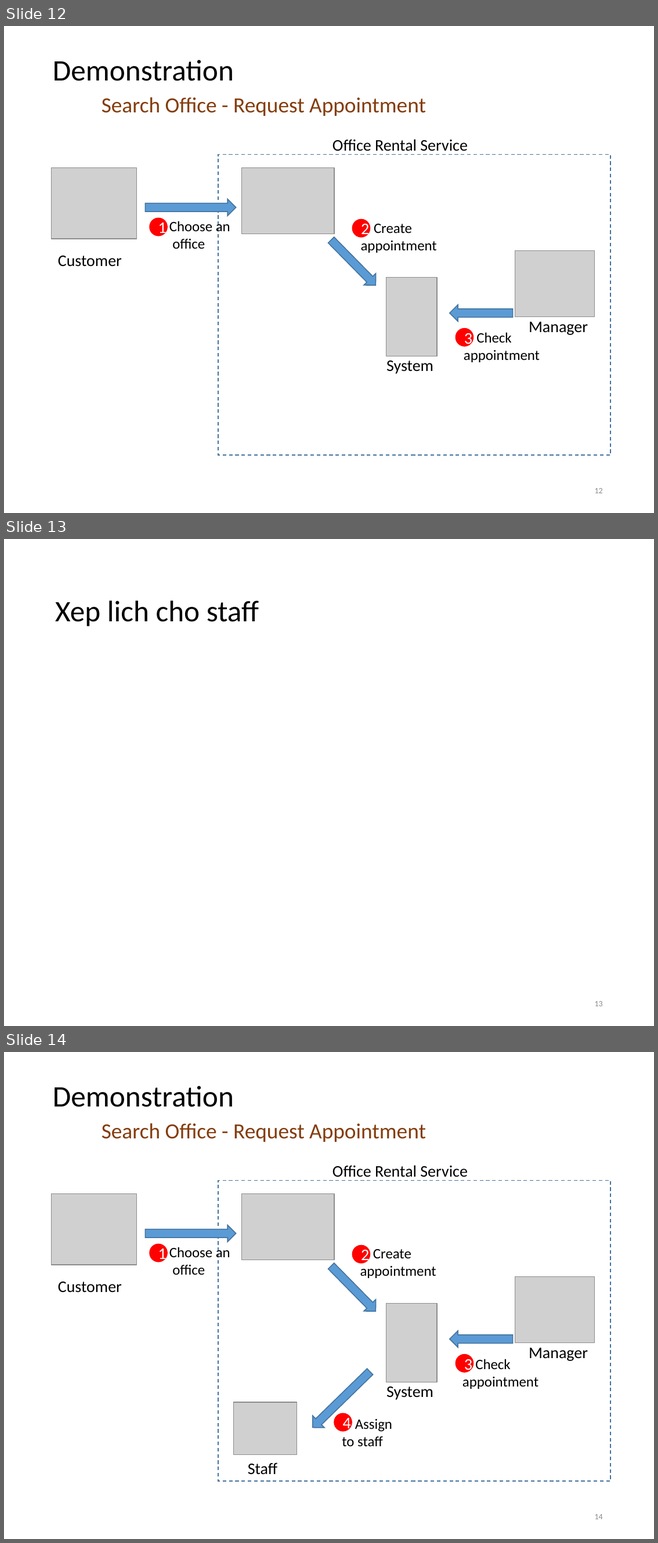
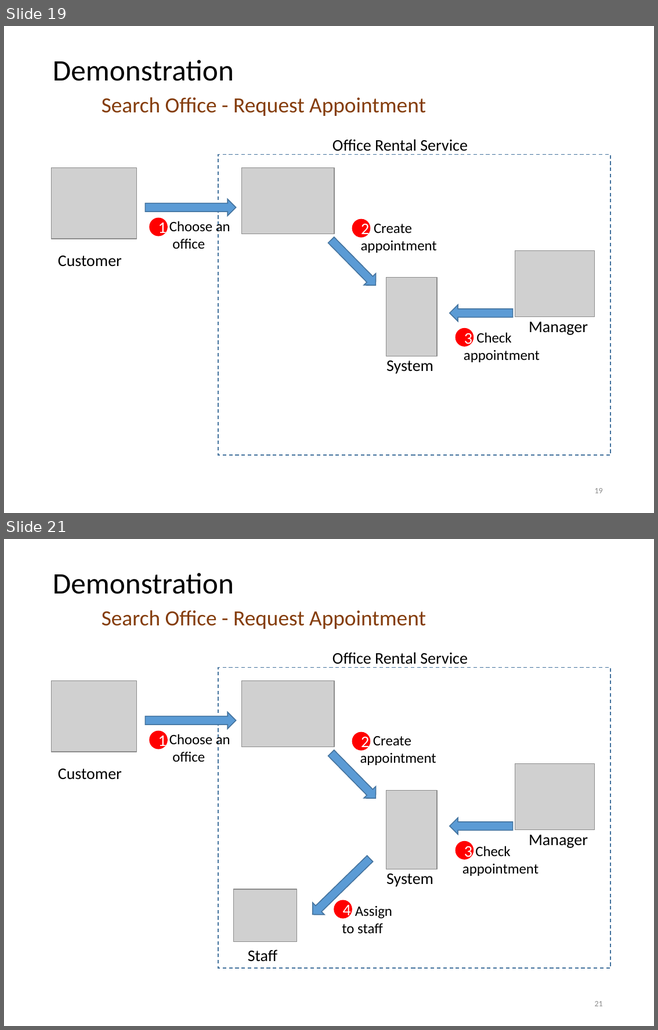
Before and after one commit to tienlx93/capstone-ors, a slide deck: doc/SlidePresentation 2 v3.pptx. Shown one above the other, each under a label of ours: slides 12, 13 and 14 before the commit, slides 19 and 21 after it; the slides between them are not shown. The pictures are 658x1543 and 658x1030 pixels, drawn with LibreOffice and Linux fonts; fonts in the diff are those of the drawing; grey boxes stand for pictures. Boxes give left, top, right and bottom in pixels: in the first picture for what was removed or moved away, otherwise in the second. Text is boxed around its words. In the diff, an @@ line names an element or a change of style, - is before the commit and + after.

```diff
--- a/doc/SlidePresentation 2 v3.pptx
+++ b/doc/SlidePresentation 2 v3.pptx
@@ slide 13 removed at (4, 539, 654, 1026), background #FFFFFF @@
@@ title removed at (55, 600, 259, 627) @@
-Xep lich cho staff
@@ page number removed at (594, 1001, 603, 1006) @@
-13
@@ what was slide 12 is now slide 19 @@
@@ page number at (594, 488, 603, 493): text changed @@
-12
+19
@@ what was slide 14 is now slide 21 @@
@@ page number at (594, 1001, 603, 1006): text changed @@
-14
+21
```
Also in this commit, not shown: 9 slides added, 6 other slides removed, 9 other files.
